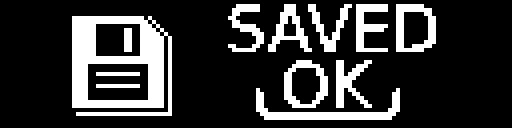
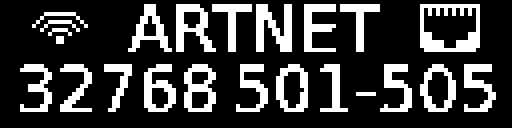
Layers edited between the first and the second 512x128 image:
added layer "-e- LAN_SYMBOL" above "-e- WIFI_SYMBOL_1" over [420, 4, 480, 52]
added layer "-e- WIFI_SYMBOL_3" above "-e- SAVED_SCREEN" over [32, 12, 88, 44]
hid group "-e- SAVED_SCREEN" (4 layers) over [72, 4, 436, 120]
showed "32768" over [20, 64, 216, 112]
showed "501-505 ARTNET" over [236, 64, 496, 112]
showed "-e- ARTNET_REC_PAGE" over [128, 4, 380, 52]
